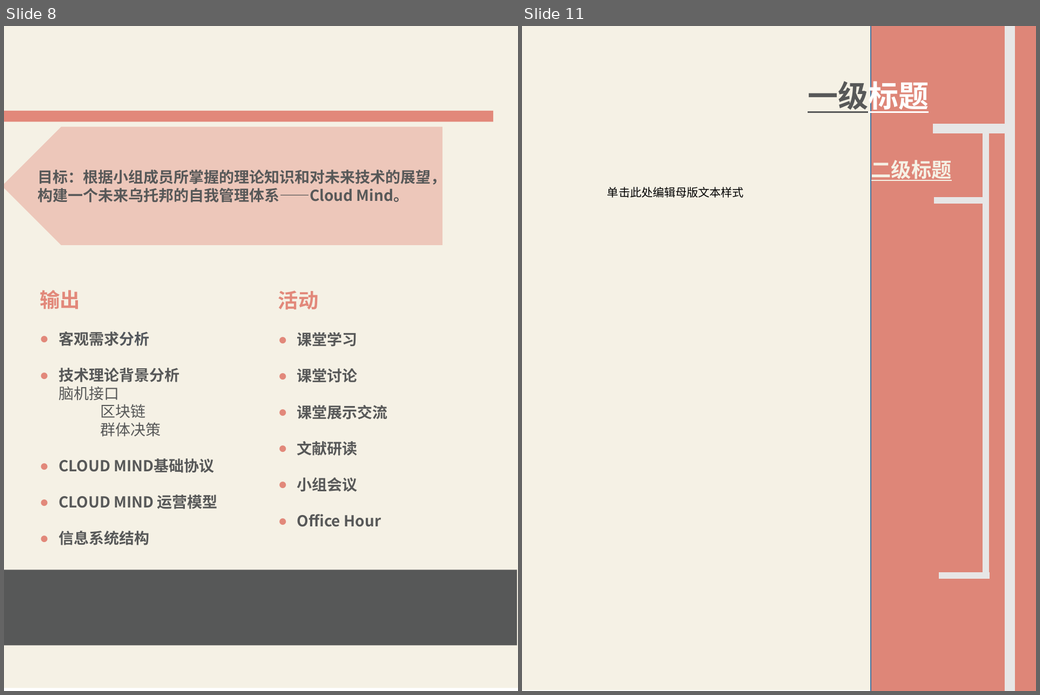
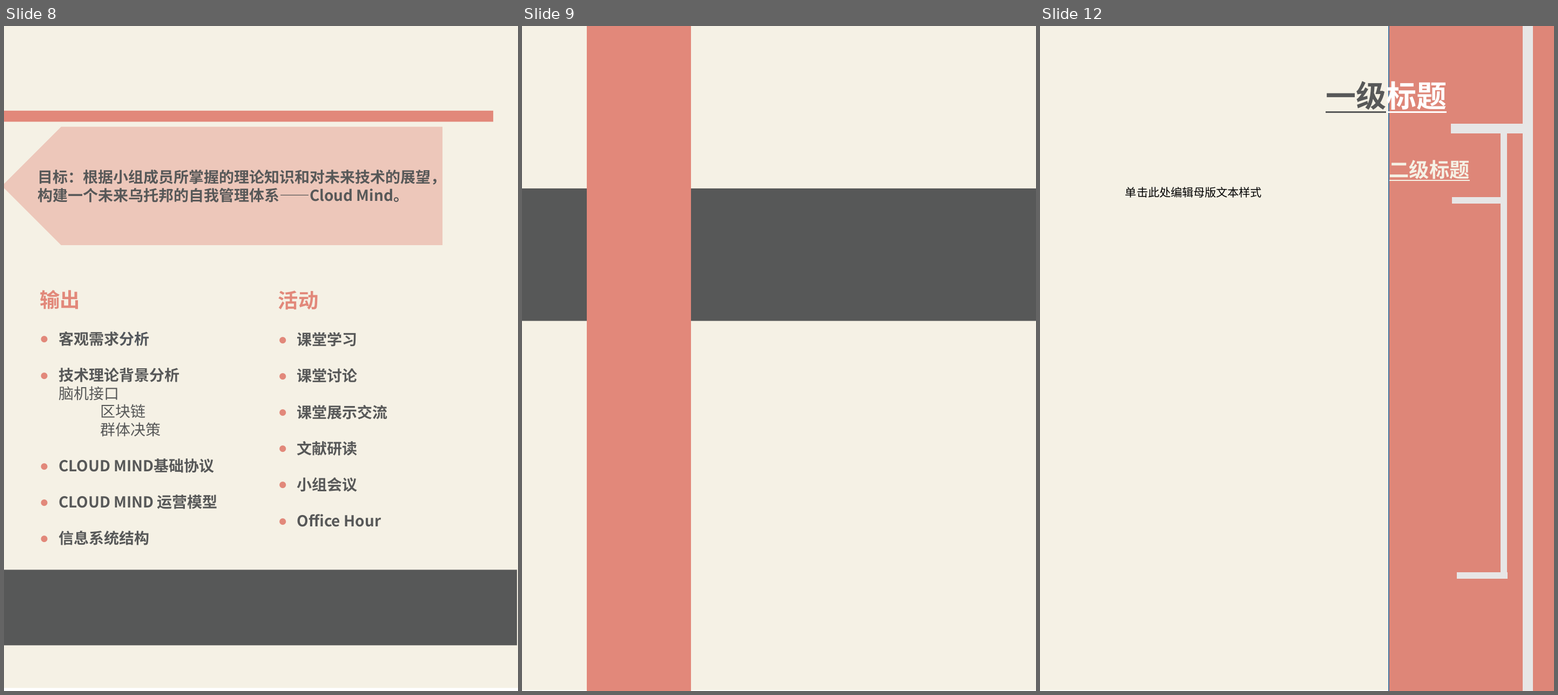
Before and after one commit to XLP-Based-Courses/-, a slide deck: 学习报告文本/学习报告模板.pptx. Shown side by side, each under a label of ours: slides 8 and 11 before the commit, slides 8, 9 and 12 after it; the slides between them are not shown. The pictures are 1040x695 and 1558x695 pixels, drawn with LibreOffice and Linux fonts; fonts in the diff are those of the drawing. Boxes give left, top, right and bottom in pixels: in the first picture for what was removed or moved away, otherwise in the second. Text is boxed around its words. In the diff, an @@ line names an element or a change of style, - is before the commit and + after.

```diff
--- a/学习报告文本/学习报告模板.pptx
+++ b/学习报告文本/学习报告模板.pptx
@@ slide 9 added at box(522, 26, 1036, 691), background #FFFFFF @@
@@ rectangle added at box(522, 26, 1036, 691), fill #F5F1E5 @@
@@ rectangle added at box(587, 26, 690, 691), fill #E2887A @@
@@ rectangle added at box(522, 189, 1036, 321), fill #575858 @@
@@ what was slide 11 is now slide 12 @@
```
Also in this commit, not shown: 8 slides changed, 3 other slides added, 1 slide removed, 6 other files.
